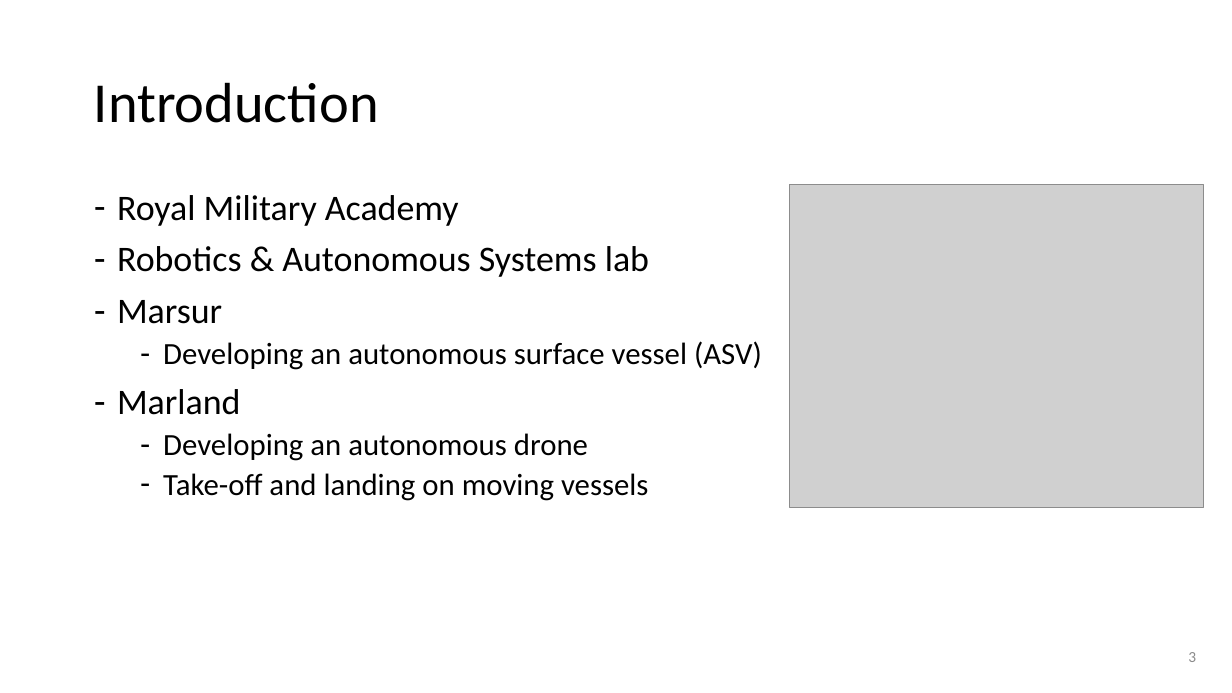
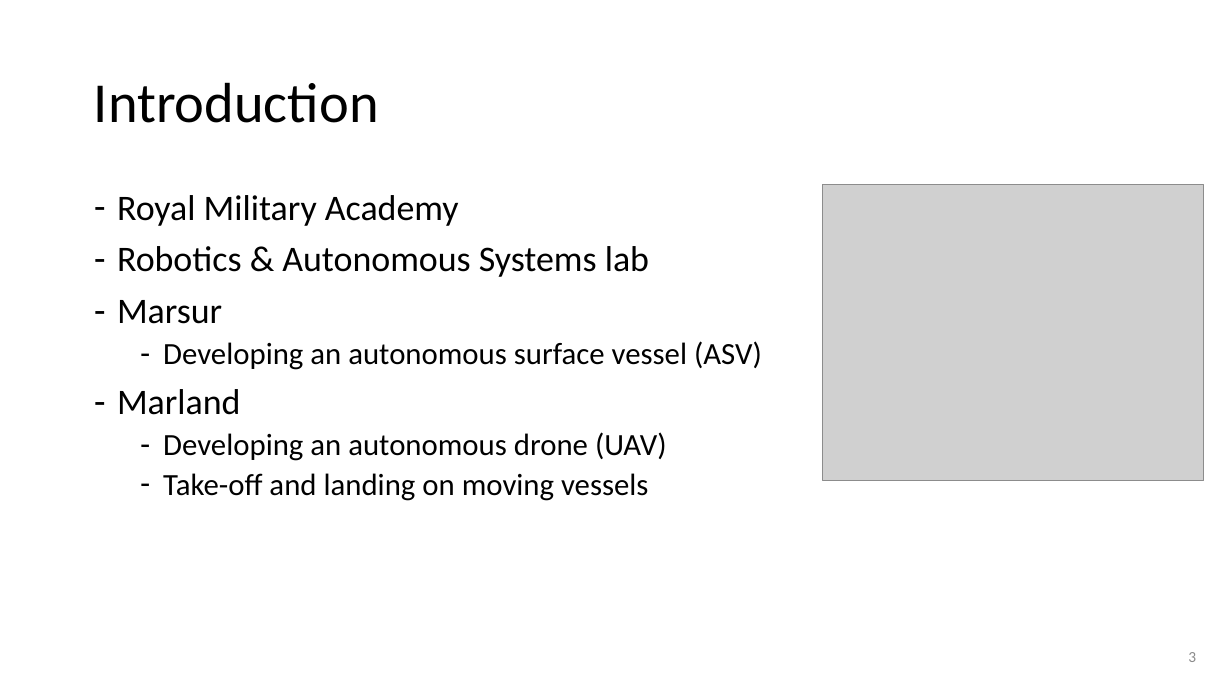
Before and after one commit to lancedw/3D-state-prediction-for-surface-vessels-using-IMU-data-and-images, a slide deck: slide 3 of Documentation/Presentations/April_presentation.pptx. Drawn at 1232x693 pixels with LibreOffice and Linux fonts; fonts in the diff are those of the drawing; grey boxes stand for pictures; background and template pictures are left out. Boxes give left, top, right and bottom in pixels: in the first picture for what was removed or moved away, otherwise in the second. Text is boxed around its words. In the diff, an @@ line names an element or a change of style, - is before the commit and + after.

```diff
--- a/Documentation/Presentations/April_presentation.pptx
+++ b/Documentation/Presentations/April_presentation.pptx
@@ picture: place and size @@
-picture at [789, 185, 1204, 507]
+picture at [823, 185, 1204, 482]
@@ text at [163, 432, 667, 461]: text changed @@
-  – Developing an autonomous drone
+  – Developing an autonomous drone (UAV)
```
Also in this commit, not shown: 3 other slides changed, 1 slide added.
